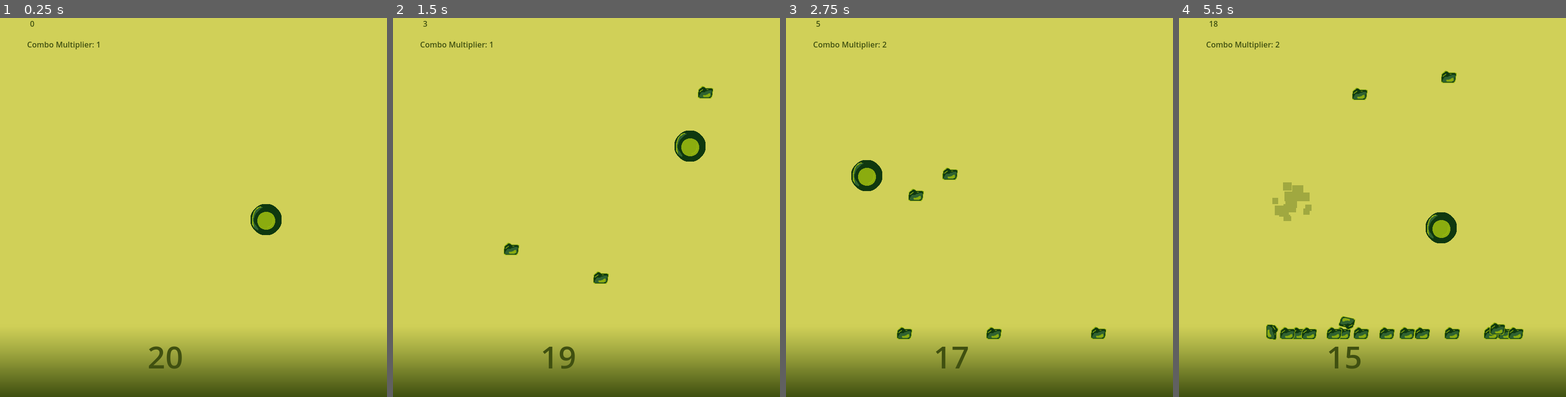
Above: before the commit, frames 1-4 (left to right).
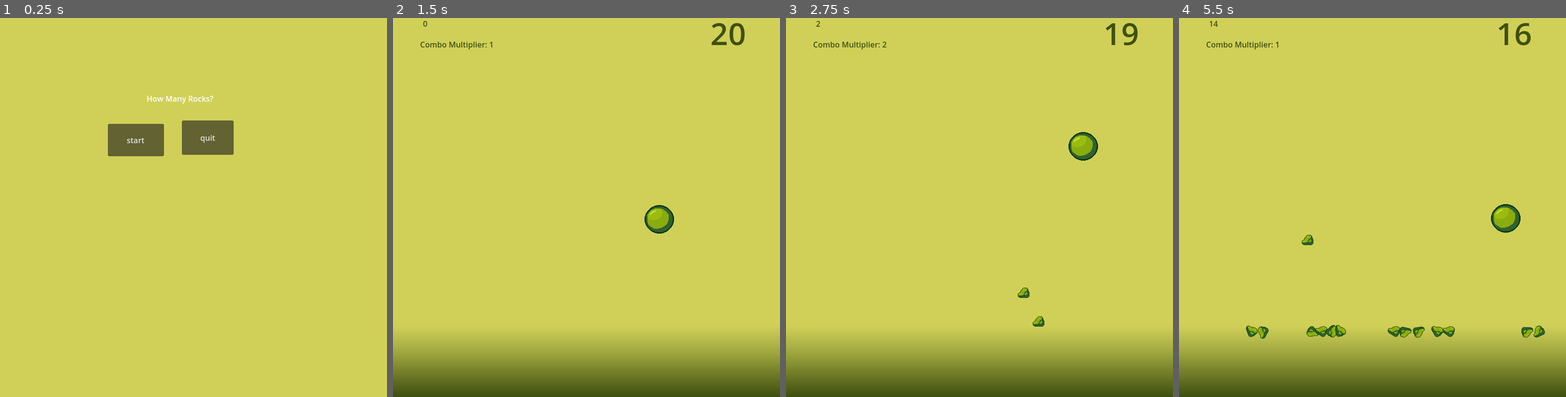
Above: after the commit, the same moments.

Repository: TroyAWilson/How-Many-Rocks-
Game: Godot game, scene res://scenes/opening_menu.tscn
Same seed, same stepped clock (60 frames per second), same inputs: the game is played once before the commit and once after it. Before the commit the project starts from res://scenes/game.tscn.
Inputs (mouse positions are in pixels of both pictures, inside the frame that each line leads up to; where the layout moved, square brackets give the same spot in the first picture):
- Up to frame 1 (0.25 s): no input
- Up to frame 2 (1.5 s): click (660, 218) at 0.52 s; click (528, 139) at 1.25 s, where only the run after the commit has a clickable "start"
- Up to frame 3 (2.75 s): click (1053, 218) [1083, 143] at 2 s
- Up to frame 4 (5.5 s): click (1476, 146) [1260, 177] at 2.75 s; click (1333, 237) [1422, 90] at 3.5 s; move the mouse to (1457, 184) at 4.27 s; click (1457, 184) at 4.42 s; move the mouse to (1295, 222) at 5.02 s; click (1295, 222) at 5.17 s

The runs differ from the first frame. In frame 1, 18% of the frame differs, in the area x 0-100%, y 0-100%; in frame 2, 1.7%; in frame 3, 2.0%; in frame 4, 4.2%.

Commit message:
some music?

Diff:
--- a/project.godot
+++ b/project.godot
@@ -11,7 +11,7 @@
 [application]
 
 config/name="How Many Rocks"
-run/main_scene="res://scenes/game.tscn"
+run/main_scene="res://scenes/opening_menu.tscn"
 config/features=PackedStringArray("4.3", "GL Compatibility")
 config/icon="res://icon.svg"
 
--- a/scenes/game.tscn
+++ b/scenes/game.tscn
@@ -1,6 +1,7 @@
-[gd_scene load_steps=7 format=3 uid="uid://bmk3d4cyfw7wi"]
+[gd_scene load_steps=8 format=3 uid="uid://bmk3d4cyfw7wi"]
 
 [ext_resource type="Script" path="res://scripts/game.gd" id="1_kk2er"]
+[ext_resource type="AudioStream" uid="uid://cwry0i82gg0g4" path="res://assets/hmr.wav" id="2_7nh15"]
 
 [sub_resource type="RectangleShape2D" id="RectangleShape2D_3023h"]
 size = Vector2(1073, 50.75)
@@ -43,12 +44,15 @@
 
 [node name="Time" type="Label" parent="."]
 layout_mode = 0
-offset_left = 305.0
-offset_top = 672.0
-offset_right = 524.0
-offset_bottom = 799.0
+offset_left = 656.0
+offset_top = 3.0
+offset_right = 773.0
+offset_bottom = 91.0
 theme_override_colors/font_color = Color(0.25098, 0.313726, 0.0627451, 1)
 theme_override_font_sizes/font_size = 64
+
+[node name="AudioStreamPlayer" type="AudioStreamPlayer" parent="."]
+stream = ExtResource("2_7nh15")
 
 [node name="Timer" type="Timer" parent="."]
 wait_time = 20.0
--- /dev/null
+++ b/scenes/opening_menu.gd
@@ -0,0 +1,7 @@
+extends Control
+
+@onready var startButton := $Button
+@onready var quitButton := $Button2
+
+func _on_button_pressed() -> void:
+	get_tree().change_scene_to_file("res://scenes/game.tscn")
--- /dev/null
+++ b/scenes/opening_menu.tscn
@@ -0,0 +1,43 @@
+[gd_scene load_steps=3 format=3 uid="uid://djxhyqoaed61u"]
+
+[ext_resource type="Script" path="res://scenes/opening_menu.gd" id="1_v2ws7"]
+[ext_resource type="AudioStream" uid="uid://df1sbpqp2iev6" path="res://assets/hmr-menu.mp3" id="2_xr68b"]
+
+[node name="OpeningMenu" type="Control"]
+layout_mode = 3
+anchors_preset = 15
+anchor_right = 1.0
+anchor_bottom = 1.0
+grow_horizontal = 2
+grow_vertical = 2
+script = ExtResource("1_v2ws7")
+
+[node name="Label" type="Label" parent="."]
+layout_mode = 0
+offset_left = 303.0
+offset_top = 171.0
+offset_right = 442.0
+offset_bottom = 194.0
+text = "How Many Rocks?"
+
+[node name="Button" type="Button" parent="."]
+layout_mode = 0
+offset_left = 223.0
+offset_top = 235.0
+offset_right = 339.0
+offset_bottom = 302.0
+text = "start"
+
+[node name="Button2" type="Button" parent="."]
+layout_mode = 0
+offset_left = 376.0
+offset_top = 228.0
+offset_right = 483.0
+offset_bottom = 299.0
+text = "quit"
+
+[node name="AudioStreamPlayer" type="AudioStreamPlayer" parent="."]
+stream = ExtResource("2_xr68b")
+autoplay = true
+
+[connection signal="pressed" from="Button" to="." method="_on_button_pressed"]
--- a/scenes/osu_hit_particles.tscn
+++ b/scenes/osu_hit_particles.tscn
@@ -1,6 +1,6 @@
 [gd_scene load_steps=3 format=3 uid="uid://dryooyxouer5o"]
 
-[ext_resource type="Script" path="res://osu_hit_particles.gd" id="1_wa4lx"]
+[ext_resource type="Script" path="res://scripts/osu_hit_particles.gd" id="1_wa4lx"]
 
 [sub_resource type="ParticleProcessMaterial" id="ParticleProcessMaterial_328gt"]
 lifetime_randomness = 0.57
--- a/scenes/rock.tscn
+++ b/scenes/rock.tscn
@@ -1,19 +1,20 @@
 [gd_scene load_steps=4 format=3 uid="uid://ds828lu7e5hdi"]
 
-[ext_resource type="Texture2D" uid="uid://dmnqo3e1y68qk" path="res://assets/rock.png" id="1_p2dy5"]
+[ext_resource type="Texture2D" uid="uid://bpyhvjd0tw8f5" path="res://assets/rock2.png" id="1_lxff8"]
 
 [sub_resource type="PhysicsMaterial" id="PhysicsMaterial_mtx1q"]
 friction = 0.65
 bounce = 0.18
 
-[sub_resource type="RectangleShape2D" id="RectangleShape2D_4ii4h"]
-size = Vector2(16, 16)
+[sub_resource type="CircleShape2D" id="CircleShape2D_q7bub"]
+radius = 9.05539
 
 [node name="RigidBody2D" type="RigidBody2D"]
 physics_material_override = SubResource("PhysicsMaterial_mtx1q")
 
+[node name="Sprite2D" type="Sprite2D" parent="."]
+texture = ExtResource("1_lxff8")
+
 [node name="CollisionShape2D" type="CollisionShape2D" parent="."]
-shape = SubResource("RectangleShape2D_4ii4h")
-
-[node name="Sprite2D" type="Sprite2D" parent="."]
-texture = ExtResource("1_p2dy5")
+position = Vector2(1, 1)
+shape = SubResource("CircleShape2D_q7bub")
--- a/scripts/game.gd
+++ b/scripts/game.gd
@@ -12,17 +12,21 @@
 @onready var timeLabel := $Time
 @onready var comboLabel := $Combo
 @onready var timer := $Timer
+@onready var audioPlayer := $AudioStreamPlayer
+
+func _ready() -> void:
+	audioPlayer.play()
 
 func _unhandled_input(event: InputEvent) -> void:
+	if gameOver:
+		return
+
 	if event is InputEventMouseButton and event.is_pressed():
 		rocks += 1
 		combo = 1
 		spawnRock()
 
 func _process(delta: float) -> void:
-	if gameOver:
-		return
-
 	scoreLabel.text = str(rocks)
 	timeLabel.text = str(round(timer.time_left))
 	comboLabel.text = "Combo Multiplier: " + str(combo)
@@ -39,17 +43,26 @@
 	new_osu.pressed.connect(_on_osu_point_pressed.bind(new_osu))
 	osuSpawned = true
 
-func spawnRock(count:int = 1) -> void:
+func spawnRock( osu_position:Vector2 = Vector2(), count:int = 1) -> void:
 	for i in count:
-		var x = rng.randf_range(100,700)
-		var y = rng.randf_range(100,200)
+		var x_offset = rng.randf_range(-50,50)
+		var y_offset = rng.randf_range(-50,50)
 		var new_rock = rockScene.instantiate()
-		new_rock.global_position = Vector2(x,y)
+
+		if osu_position != Vector2():
+			new_rock.global_position = Vector2(osu_position.x + x_offset, osu_position.y + y_offset)
+		else:
+			var x = rng.randf_range(100,700)
+			var y = rng.randf_range(100,500)
+			new_rock.global_position = Vector2(x,y)
+
 		add_child(new_rock)
 
 func _on_osu_point_pressed(osu_instance:Node) -> void:
+	if gameOver:
+		return
 	rocks += 2 * combo
-	spawnRock(2*combo)
+	spawnRock(osu_instance.global_position, 2*combo)
 	combo += 1
 
 	spawnOsuHitParticles(osu_instance.global_position)
@@ -65,7 +78,7 @@
 func _on_timer_timeout() -> void:
 	print('game over')
 	gameOver = true
-	get_tree().paused = true
+	#get_tree().paused = true
 
 
 func _on_area_2d_area_entered(area: Area2D) -> void:
Binary file added: assets/cursor.png
Not shown, added: assets/cursor.png.import
Not shown, added: assets/hmr-menu.mp3.import
Not shown, added: assets/hmr-menu.wav.import
Not shown, added: assets/hmr.wav.import
Binary file changed: assets/osu.png
Binary file added: assets/rock2.png
Not shown, added: assets/rock2.png.import
Renamed: osu_hit_particles.gd -> scripts/osu_hit_particles.gd
Not shown, added: assets/hmr-menu.mp3
Not shown, added: assets/hmr-menu.wav
Not shown, added: assets/hmr.wav
